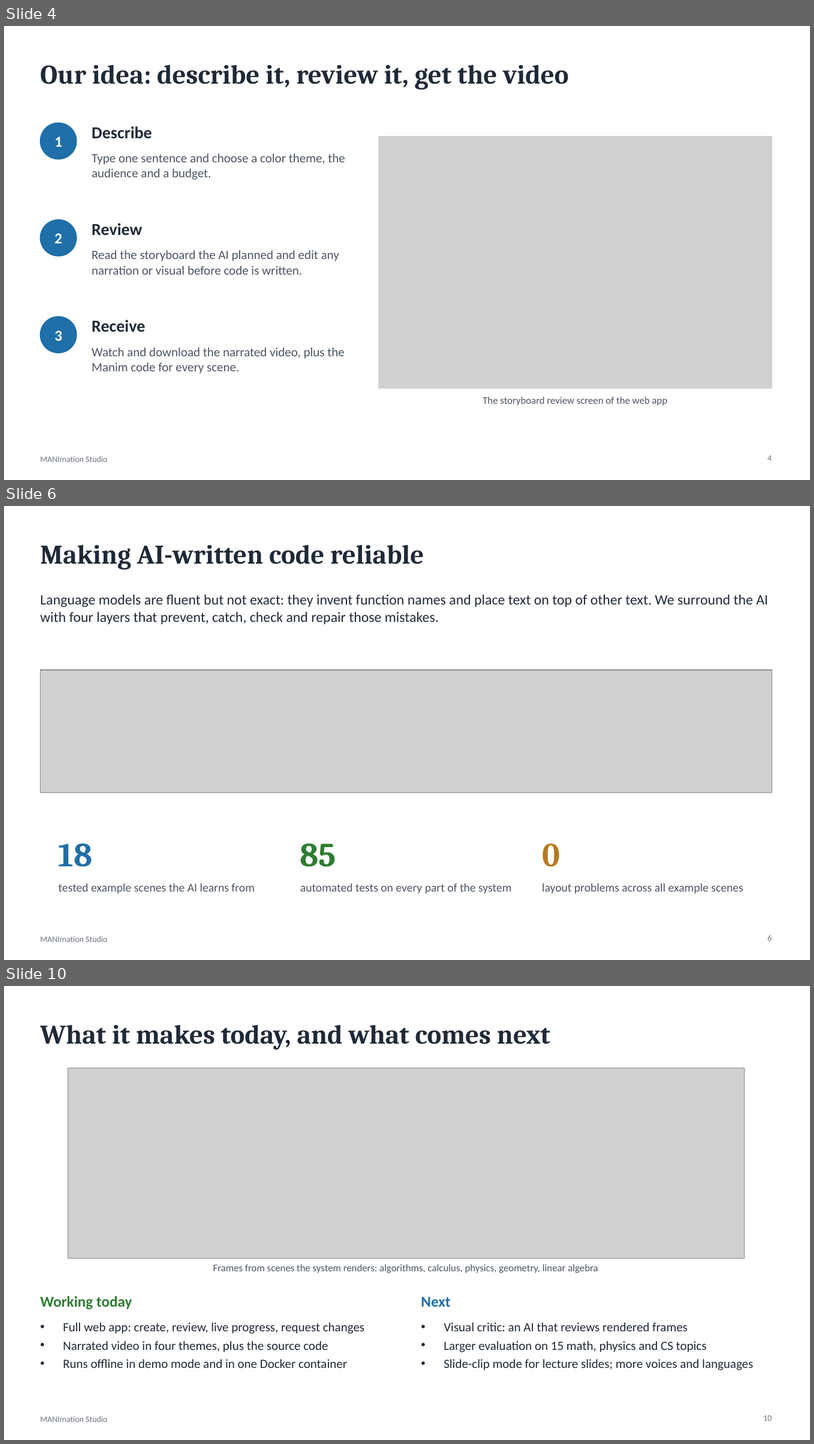
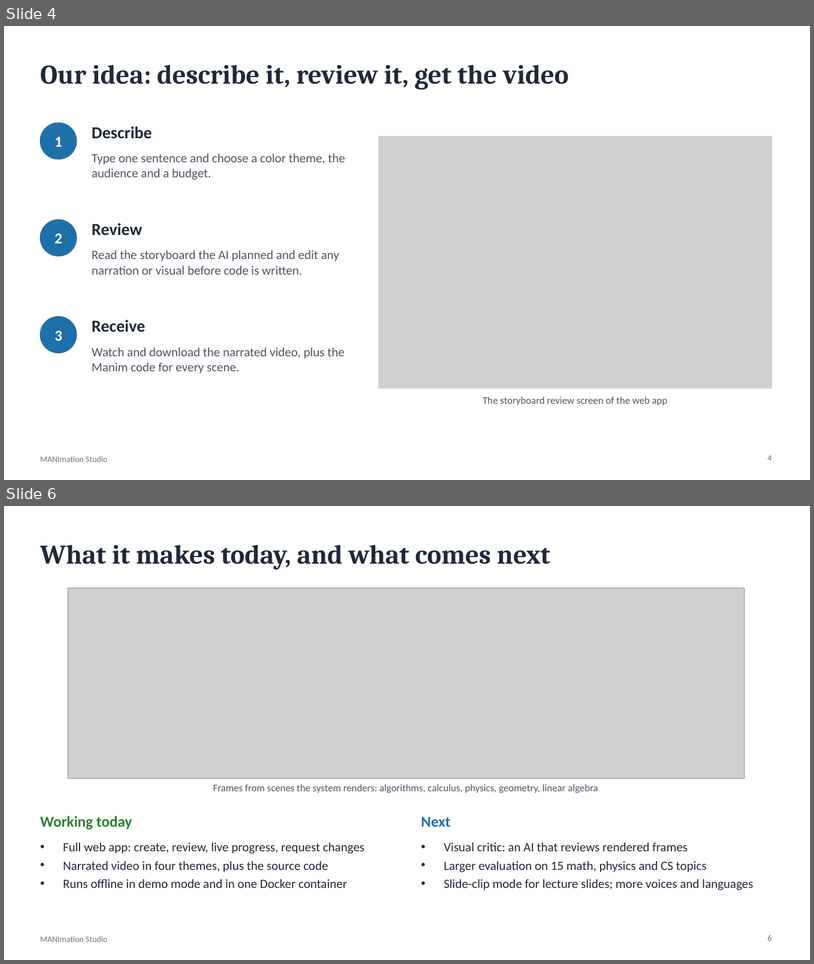
Before and after one commit to dhupthumbadiya2005/Manimation, a slide deck: docs/presentation/MANImation_Studio.pptx. Shown one above the other, each under a label of ours: slides 4, 6 and 10 before the commit, slides 4 and 6 after it; the slides between them are not shown. The pictures are 814x1444 and 814x964 pixels, drawn with LibreOffice and Linux fonts; fonts in the diff are those of the drawing; grey boxes stand for pictures. Boxes give left, top, right and bottom in pixels: in the first picture for what was removed or moved away, otherwise in the second. Text is boxed around its words. In the diff, an @@ line names an element or a change of style, - is before the commit and + after.

```diff
--- a/docs/presentation/MANImation_Studio.pptx
+++ b/docs/presentation/MANImation_Studio.pptx
@@ slide 6 removed at bbox=[4, 506, 810, 960], background #FFFFFF; not listed: 1 template element that a slide beside it also shows @@
@@ title removed at bbox=[40, 545, 424, 570] @@
-Making AI-written code reliable
@@ text removed at bbox=[40, 594, 768, 624] @@
-Language models are fluent but not exact: they invent function names and place text on top of other text. We surround the AI with four layers that prevent, catch, check and repair those mistakes.
@@ picture removed at bbox=[40, 670, 772, 793] @@
@@ text removed at bbox=[59, 843, 93, 867] @@
-18
@@ text removed at bbox=[300, 843, 336, 867] @@
-85
@@ text removed at bbox=[542, 843, 560, 867] @@
-0
@@ text removed at bbox=[59, 883, 255, 893] @@
-tested example scenes the AI learns from
@@ text removed at bbox=[300, 883, 512, 893] @@
-automated tests on every part of the system
@@ text removed at bbox=[542, 883, 743, 893] @@
-layout problems across all example scenes
@@ page number removed at bbox=[768, 934, 772, 940] @@
-6
@@ what was slide 10 is now slide 6 @@
@@ page number at bbox=[768, 934, 772, 940]: text changed @@
-10
+6
```
Also in this commit, not shown: 1 slide changed, 2 slides added, 5 other slides removed, 14 other files.
